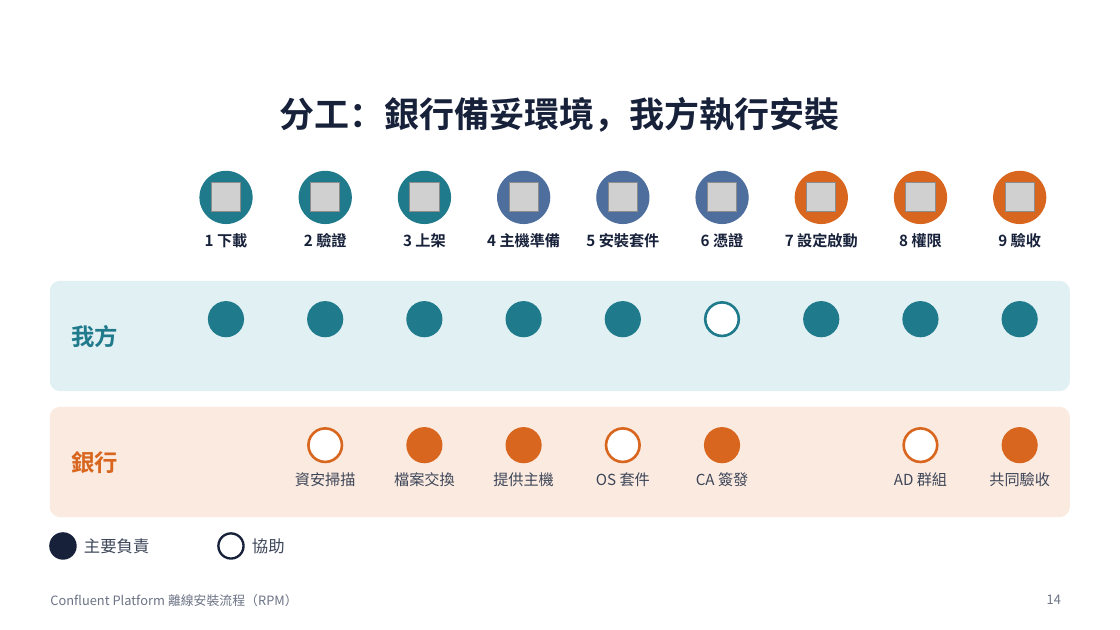
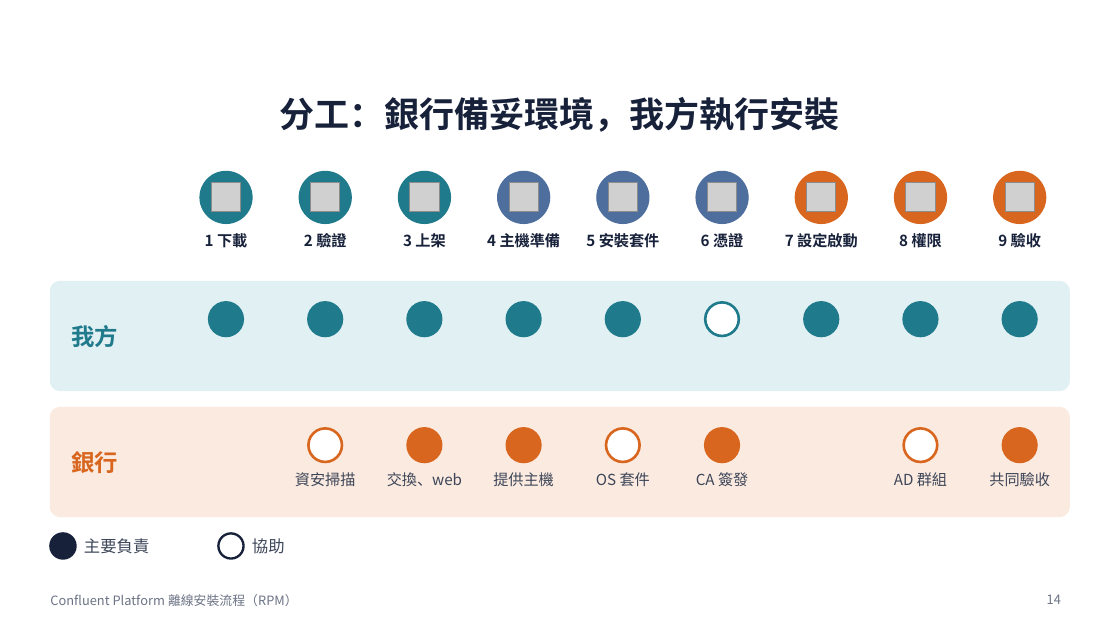
Before and after one commit to zxc81906119/kafka_install_ops, a slide deck: slide 14 of docs/Confluent-RPM安裝流程.pptx. Drawn at 1120x630 pixels with LibreOffice and Linux fonts; fonts in the diff are those of the drawing; grey boxes stand for pictures. Boxes give left, top, right and bottom in pixels: in the first picture for what was removed or moved away, otherwise in the second. Text is boxed around its words. In the diff, an @@ line names an element or a change of style, - is before the commit and + after.

```diff
--- a/docs/Confluent-RPM安裝流程.pptx
+++ b/docs/Confluent-RPM安裝流程.pptx
@@ text at <box>387,472,462,486</box>: text changed @@
-檔案交換
+交換、web
```
Also in this commit, not shown: 11 other slides changed, 14 other files.
